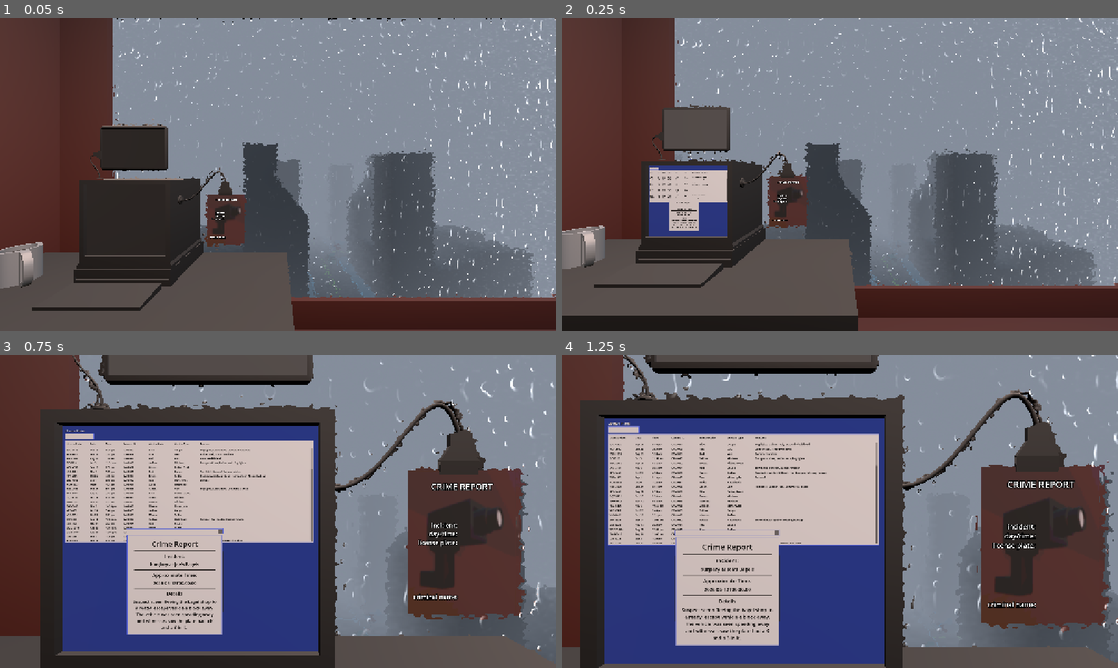
Above: before the commit, frames 1-4 (two rows, left to right).
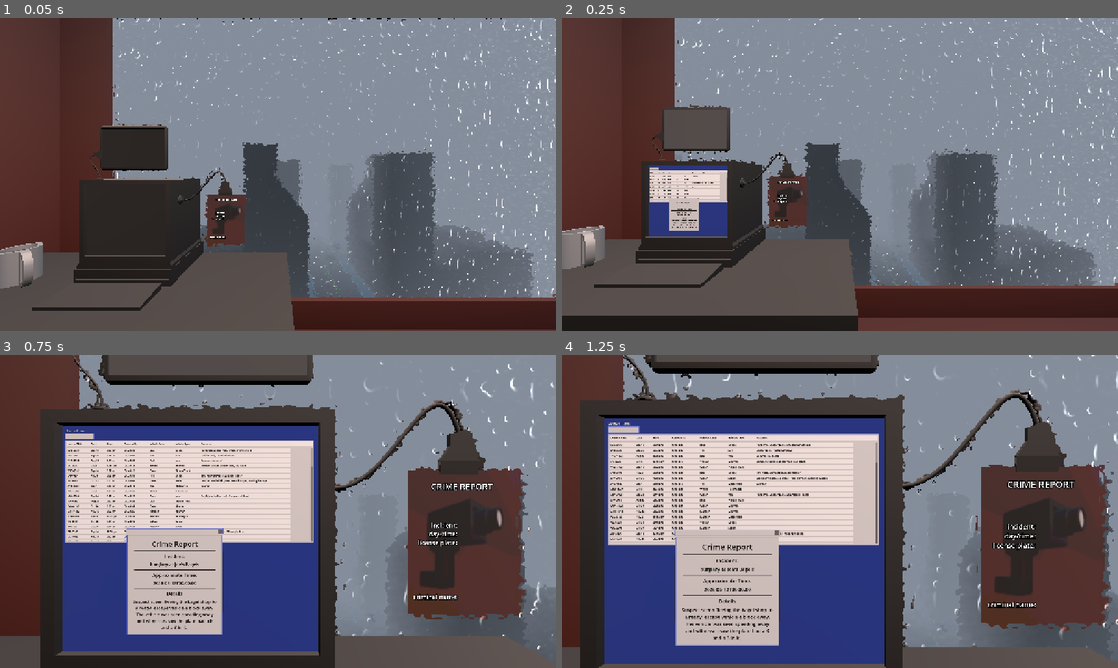
Above: after the commit, the same moments.

Repository: Ciph3rzer0/brackeys-2026.2-trust-no-one
Game: Godot game, scene res://scenes/city.tscn
The game is run twice, just before and just after one commit, with the same random seed, the same clock (stepped at 60 frames per second) and the same inputs. Sound files missing from this copy of the repository are replaced by a short silence.
Inputs (mouse positions are in pixels of both pictures, inside the frame that each line leads up to):
- Up to frame 1 (0.05 s): no input
- Up to frame 2 (0.25 s): no input
- Up to frame 3 (0.75 s): tap Enter at 0.5 s; move the mouse to (305, 511) at 0.52 s; hold W (pc_forward) from 0.53 s (still down); hold E (pc_interact) from 0.53 s (still down); click (305, 511) at 0.67 s
- Up to frame 4 (1.25 s): keep holding W (pc_forward); keep holding E (pc_interact); tap Space at 0.77 s

Frame 1 is identical in both runs. In frame 2, 0.8% of the frame differs, in the area x 15-30%, y 48-59%; in frame 3, 9.2%; in frame 4, 11%, in the area x 8-57%, y 25-61%.

Commit message:
feat: convert rows to buttons, add styles and selection focus.

Diff:
--- a/ui/tables/table_theme.tres
+++ b/ui/tables/table_theme.tres
@@ -1,6 +1,66 @@
 [gd_resource type="Theme" format=3 uid="uid://t1raxlx3ogkq"]
 
+[sub_resource type="StyleBoxFlat" id="StyleBoxFlat_yhmbq"]
+content_margin_left = 4.0
+content_margin_top = 4.0
+content_margin_right = 4.0
+content_margin_bottom = 4.0
+bg_color = Color(0.89, 0.89, 0, 0.7490196)
+border_width_left = 2
+border_width_top = 2
+border_width_right = 2
+border_width_bottom = 2
+corner_radius_top_left = 3
+corner_radius_top_right = 3
+corner_radius_bottom_right = 3
+corner_radius_bottom_left = 3
+corner_detail = 5
+expand_margin_left = 2.0
+expand_margin_top = 2.0
+expand_margin_right = 2.0
+expand_margin_bottom = 2.0
+
+[sub_resource type="StyleBoxFlat" id="StyleBoxFlat_rvcx7"]
+content_margin_left = 4.0
+content_margin_top = 4.0
+content_margin_right = 4.0
+content_margin_bottom = 4.0
+bg_color = Color(0.8, 0.76, 0.76, 0.3137255)
+corner_radius_top_left = 3
+corner_radius_top_right = 3
+corner_radius_bottom_right = 3
+corner_radius_bottom_left = 3
+corner_detail = 5
+
+[sub_resource type="StyleBoxFlat" id="StyleBoxFlat_7b602"]
+content_margin_left = 4.0
+content_margin_top = 4.0
+content_margin_right = 4.0
+content_margin_bottom = 4.0
+bg_color = Color(1, 1, 1, 1)
+corner_radius_top_left = 3
+corner_radius_top_right = 3
+corner_radius_bottom_right = 3
+corner_radius_bottom_left = 3
+corner_detail = 5
+
+[sub_resource type="StyleBoxFlat" id="StyleBoxFlat_0ghoq"]
+content_margin_left = 4.0
+content_margin_top = 4.0
+content_margin_right = 4.0
+content_margin_bottom = 4.0
+bg_color = Color(0.8, 0, 0, 0.3137255)
+corner_radius_top_left = 3
+corner_radius_top_right = 3
+corner_radius_bottom_right = 3
+corner_radius_bottom_left = 3
+corner_detail = 5
+
 [resource]
+Button/styles/focus = SubResource("StyleBoxFlat_yhmbq")
+Button/styles/hover = SubResource("StyleBoxFlat_rvcx7")
+Button/styles/normal = SubResource("StyleBoxFlat_7b602")
+Button/styles/pressed = SubResource("StyleBoxFlat_0ghoq")
 HBoxContainer/constants/separation = 8
 MarginContainer/constants/margin_bottom = 4
 MarginContainer/constants/margin_left = 4
--- a/ui/tables/vehicle_sightings/vehicle_sightings_row_view.gd
+++ b/ui/tables/vehicle_sightings/vehicle_sightings_row_view.gd
@@ -1,5 +1,7 @@
 class_name VehicleSightingsRowView
-extends HBoxContainer
+extends Control
+
+@onready var button: Button = $Button
 
 var source_row: SchemaVehicleSightings
 
@@ -8,12 +10,16 @@
 	update()
 
 func update() -> void:
-	$SightingID.text = str(source_row.sighting_id)
-	$LicensePlate.text = source_row.vehicle_plate
-	#$Timestamp.text = DateHelper.month_day_time(source_row.unix_timestamp)
-	$Date.text = DateHelper.month_day(source_row.unix_timestamp)
-	$Time.text = DateHelper.time_12h(source_row.unix_timestamp)
-	$CameraID.text = source_row.camera_id
-	$VehicleColor.text = source_row.vehicle_color
-	$VehicleType.text = source_row.vehicle_type
-	$Features.text = ", ".join(PackedStringArray(source_row.vehicle_features))
+	%SightingID.text = str(source_row.sighting_id)
+	%LicensePlate.text = source_row.vehicle_plate
+	#%Timestamp.text = DateHelper.month_day_time(source_row.unix_timestamp)
+	%Date.text = DateHelper.month_day(source_row.unix_timestamp)
+	%Time.text = DateHelper.time_12h(source_row.unix_timestamp)
+	%CameraID.text = source_row.camera_id
+	%VehicleColor.text = source_row.vehicle_color
+	%VehicleType.text = source_row.vehicle_type
+	%Features.text = ", ".join(PackedStringArray(source_row.vehicle_features))
+
+
+func _on_button_pressed() -> void:
+	button.grab_focus()
--- a/ui/tables/vehicle_sightings/vehicle_sightings_row_view.tscn
+++ b/ui/tables/vehicle_sightings/vehicle_sightings_row_view.tscn
@@ -3,13 +3,33 @@
 [ext_resource type="Theme" uid="uid://t1raxlx3ogkq" path="res://ui/tables/table_theme.tres" id="1_fgbac"]
 [ext_resource type="Script" uid="uid://coyenoh4kdnlv" path="res://ui/tables/vehicle_sightings/vehicle_sightings_row_view.gd" id="1_scse7"]
 
-[node name="VehicleSightingsTableRow" type="HBoxContainer" unique_id=1285161061]
-mouse_filter = 0
+[node name="VehicleSightingsTableRow" type="MarginContainer" unique_id=1882960689]
+offset_right = 1116.0
+offset_bottom = 25.0
 mouse_default_cursor_shape = 2
 theme = ExtResource("1_fgbac")
+theme_override_constants/margin_left = 0
+theme_override_constants/margin_top = 0
+theme_override_constants/margin_right = 0
+theme_override_constants/margin_bottom = 0
 script = ExtResource("1_scse7")
 
-[node name="SightingID" type="Label" parent="." unique_id=1648860638]
+[node name="Button" type="Button" parent="." unique_id=2099849697]
+layout_mode = 2
+theme = ExtResource("1_fgbac")
+
+[node name="MarginContainer" type="MarginContainer" parent="." unique_id=2107168798]
+layout_mode = 2
+mouse_filter = 2
+theme_override_constants/margin_top = 2
+theme_override_constants/margin_bottom = 2
+
+[node name="HBoxContainer" type="HBoxContainer" parent="MarginContainer" unique_id=1943189295]
+layout_mode = 2
+mouse_filter = 2
+
+[node name="SightingID" type="Label" parent="MarginContainer/HBoxContainer" unique_id=1648860638]
+unique_name_in_owner = true
 visible = false
 custom_minimum_size = Vector2(90, 0)
 layout_mode = 2
@@ -17,51 +37,60 @@
 clip_text = true
 text_overrun_behavior = 5
 
-[node name="LicensePlate" type="Label" parent="." unique_id=1057562029]
+[node name="LicensePlate" type="Label" parent="MarginContainer/HBoxContainer" unique_id=1057562029]
+unique_name_in_owner = true
 custom_minimum_size = Vector2(110, 0)
 layout_mode = 2
 text = "License Plate"
 clip_text = true
 text_overrun_behavior = 5
 
-[node name="Date" type="Label" parent="." unique_id=2036714697]
+[node name="Date" type="Label" parent="MarginContainer/HBoxContainer" unique_id=2036714697]
+unique_name_in_owner = true
 custom_minimum_size = Vector2(70, 0)
 layout_mode = 2
 text = "Date"
 clip_text = true
 text_overrun_behavior = 5
 
-[node name="Time" type="Label" parent="." unique_id=318960022]
+[node name="Time" type="Label" parent="MarginContainer/HBoxContainer" unique_id=318960022]
+unique_name_in_owner = true
 custom_minimum_size = Vector2(80, 0)
 layout_mode = 2
 text = "Time"
 clip_text = true
 text_overrun_behavior = 5
 
-[node name="CameraID" type="Label" parent="." unique_id=94543752]
+[node name="CameraID" type="Label" parent="MarginContainer/HBoxContainer" unique_id=94543752]
+unique_name_in_owner = true
 custom_minimum_size = Vector2(120, 0)
 layout_mode = 2
 text = "Camera ID"
 clip_text = true
 text_overrun_behavior = 5
 
-[node name="VehicleColor" type="Label" parent="." unique_id=811470654]
+[node name="VehicleColor" type="Label" parent="MarginContainer/HBoxContainer" unique_id=811470654]
+unique_name_in_owner = true
 custom_minimum_size = Vector2(120, 0)
 layout_mode = 2
 text = "Vehicle Color"
 clip_text = true
 text_overrun_behavior = 5
 
-[node name="VehicleType" type="Label" parent="." unique_id=900088983]
+[node name="VehicleType" type="Label" parent="MarginContainer/HBoxContainer" unique_id=900088983]
+unique_name_in_owner = true
 custom_minimum_size = Vector2(120, 0)
 layout_mode = 2
 text = "Vehicle Type"
 clip_text = true
 text_overrun_behavior = 5
 
-[node name="Features" type="Label" parent="." unique_id=834029008]
+[node name="Features" type="Label" parent="MarginContainer/HBoxContainer" unique_id=834029008]
+unique_name_in_owner = true
 custom_minimum_size = Vector2(440, 0)
 layout_mode = 2
 text = "Features"
 clip_text = true
 text_overrun_behavior = 5
+
+[connection signal="pressed" from="Button" to="." method="_on_button_pressed"]
